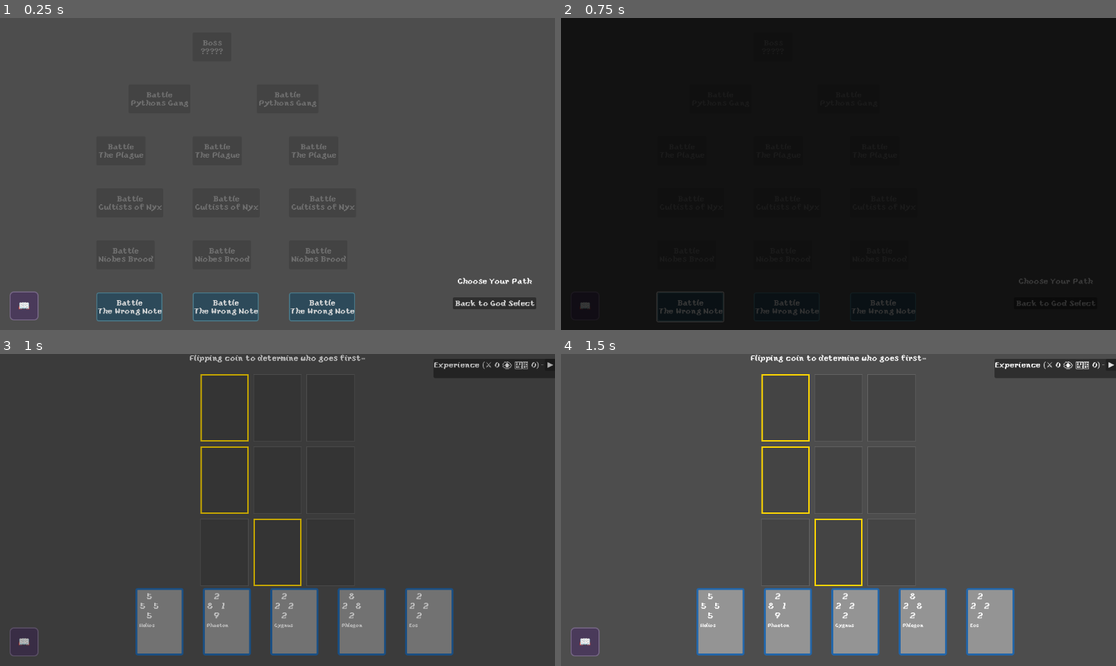
Above: before the commit, frames 1-4 (two rows, left to right).
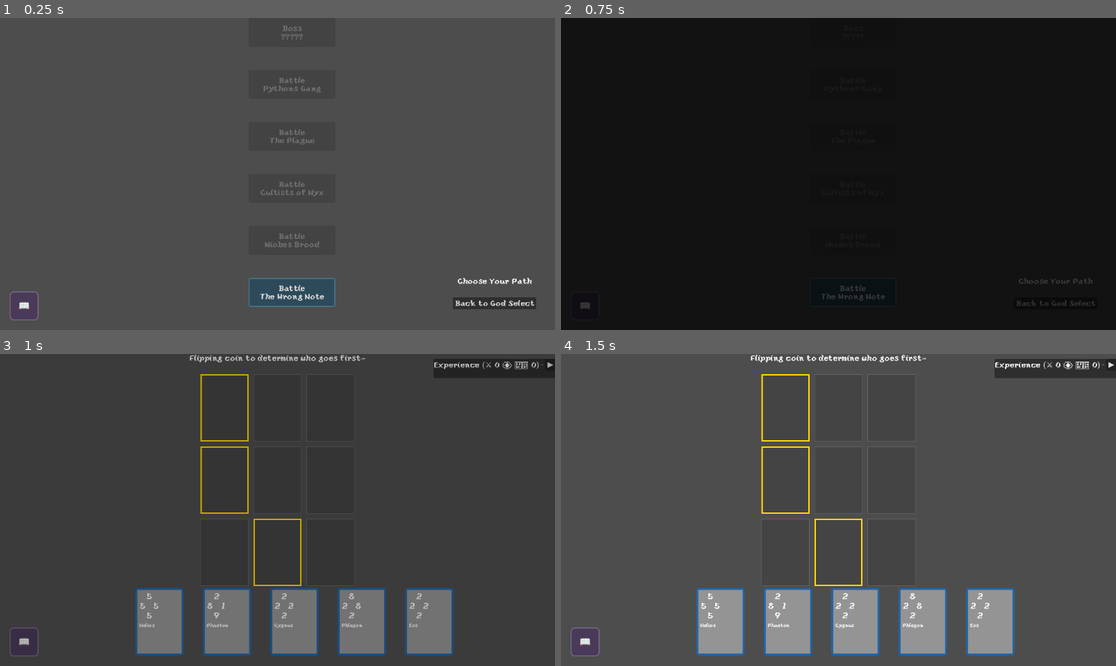
Above: after the commit, the same moments.

Repository: leslieharding/Mnemosyne
Game: Godot game, scene res://Scenes/RunMap.tscn
Two runs of this game, one before a commit and one after it. Both use one fixed random seed, a clock stepped at 60 frames per second and the inputs below. This scene is started directly instead of the project's main scene.
Inputs (mouse positions are in pixels of both pictures, inside the frame that each line leads up to):
- Up to frame 1 (0.25 s): no input
- Up to frame 2 (0.75 s): click "Battle The Wrong Note" at 0.5 s
- Up to frame 3 (1 s): no input
- Up to frame 4 (1.5 s): tap Enter (ui_accept) at 1.25 s; move the mouse to (960, 494) at 1.27 s; hold Right (ui_right) from 1.28 s (still down); click (960, 494) at 1.42 s

The runs differ from the first frame. In frame 1, 5.2% of the frame differs, in the area x 17-64%, y 2-98%; in frame 2, 0.4%; in frame 3, nothing differs; in frame 4, nothing differs.

Commit message:
trying to center a freaking div

Diff:
--- a/Scripts/map_generator.gd
+++ b/Scripts/map_generator.gd
@@ -2,9 +2,9 @@
 class_name MapGenerator
 extends RefCounted
 
-# Map generation settings
-static var LAYER_COUNT: int = 6  # Or however many layers you want
-static var NODES_PER_LAYER: Array[int] = [3, 3, 3, 3, 2, 1]  # Start, Early, Mid, Late, Elite, Boss
+# Map generation settings - UPDATED for linear path
+static var LAYER_COUNT: int = 6  # 5 unique enemies + 1 boss
+static var NODES_PER_LAYER: Array[int] = [1, 1, 1, 1, 1, 1]  # Single path through all enemies
 static var MAP_WIDTH: float = 800.0
 static var MAP_HEIGHT: float = 600.0
 static var LAYER_SPACING: float = MAP_HEIGHT / (LAYER_COUNT - 1)
@@ -73,15 +73,19 @@
 
 	return tier_assignments
 
-
-
 # Generate nodes for a specific layer
 static func generate_layer_nodes(layer: int, starting_id: int, tier_enemy_assignments: Dictionary) -> Array[MapNode]:
 	var layer_nodes: Array[MapNode] = []
 	var node_count = NODES_PER_LAYER[layer]
 
+	# Get actual screen width dynamically
+	var screen_width = DisplayServer.window_get_size().x
+	var screen_center_x = screen_width / 2.0
+
 	# Calculate horizontal spacing for this layer
-	var horizontal_spacing = MAP_WIDTH / (node_count + 1)
+	var horizontal_spacing = (screen_width * 0.8) / (node_count + 1)  # Use 80% of screen width
+	var start_x = screen_width * 0.1  # Start at 10% from left edge
+
 	# Invert the Y position so layer 0 is at the bottom and final layer is at top
 	# Add padding so buttons don't go off-screen (button height is ~60px)
 	var button_height = 60
@@ -91,7 +95,7 @@
 	var y_position = padding + (LAYER_COUNT - 1 - layer) * layer_spacing
 
 	for i in range(node_count):
-		var x_position = (i + 1) * horizontal_spacing
+		var x_position = start_x + (i + 1) * horizontal_spacing
 		var position = Vector2(x_position, y_position)
 
 		# Determine node type based on layer
@@ -162,14 +166,14 @@
 			print("WARNING: No deck found for ", assigned_enemy, " at difficulty ", difficulty, " - falling back to difficulty 1")
 			node.enemy_difficulty = 1
 
-# Connect nodes between layers - REVERSE the connection direction
+# Connect nodes between layers - SIMPLIFIED for linear path
 static func connect_layers(nodes_by_layer: Array, map_data: MapData):
 	# Connect each layer to the PREVIOUS layer (so starting nodes have no connections)
 	for layer in range(1, LAYER_COUNT):  # Start from layer 1, not 0
 		var current_layer_nodes = nodes_by_layer[layer]
 		var previous_layer_nodes = nodes_by_layer[layer - 1]
 
-		# Each node in current layer connects to some nodes in previous layer
+		# Each node in current layer connects to the single node in previous layer
 		for current_node in current_layer_nodes:
 			var connections = generate_connections_for_node(
 				current_node,
@@ -178,7 +182,7 @@
 			)
 			current_node.connections = connections
 
-# Generate connections for a specific node
+# Generate connections for a specific node - SIMPLIFIED for linear path
 static func generate_connections_for_node(
 	current_node: MapNode,
 	current_layer: Array[MapNode],
@@ -187,22 +191,9 @@
 
 	var connections: Array[int] = []
 
-	# Simple connection logic: each node connects to 1-2 nodes in the next layer
-	var connection_count = randi_range(1, min(2, next_layer.size()))
-
-	# Find the closest nodes in the next layer based on horizontal position
-	var distances: Array = []
-	for i in range(next_layer.size()):
-		var next_node = next_layer[i]
-		var distance = abs(current_node.position.x - next_node.position.x)
-		distances.append({"index": i, "distance": distance, "node_id": next_node.node_id})
-
-	# Sort by distance
-	distances.sort_custom(func(a, b): return a.distance < b.distance)
-
-	# Connect to the closest nodes
-	for i in range(min(connection_count, distances.size())):
-		connections.append(distances[i].node_id)
+	# For a linear path, each node simply connects to the single node in the previous layer
+	if next_layer.size() > 0:
+		connections.append(next_layer[0].node_id)
 
 	return connections
 
--- a/Scripts/run_map.gd
+++ b/Scripts/run_map.gd
@@ -118,10 +118,20 @@
 	# Create the button
 	var button = Button.new()
 	button.text = map_node.display_name
-	button.custom_minimum_size = Vector2(80, 60)
-
-	# Position the button based on the map node's position
-	button.position = map_node.position
+
+	# Force a fixed size for all buttons
+	button.custom_minimum_size = Vector2(180, 60)
+	button.size = Vector2(120, 60)
+
+	# Disable auto-sizing so the button stays at our fixed size
+	button.clip_contents = true
+	button.autowrap_mode = TextServer.AUTOWRAP_WORD_SMART
+
+	# Position the button so its center is at the map node position
+	button.position = Vector2(
+		map_node.position.x - 60,  # Half of width (120/2)
+		map_node.position.y - 30   # Half of height (60/2)
+	)
 
 	# Style the button based on node type and availability
 	style_map_node_button(button, map_node)
@@ -132,8 +142,6 @@
 	# Add to the scene and track it
 	map_container.add_child(button)
 	map_node_buttons.append(button)
-
-# Replace the style_map_node_button function (around lines 150-200)
 
 # Style a map node button based on its state
 func style_map_node_button(button: Button, map_node: MapNode):
